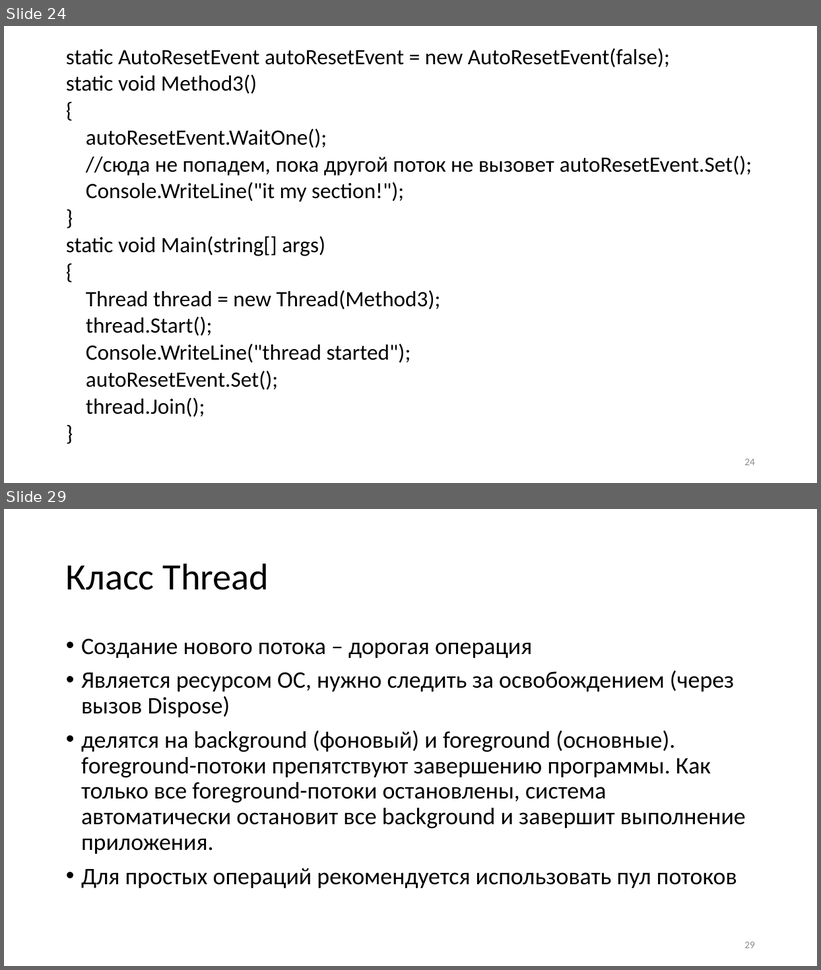
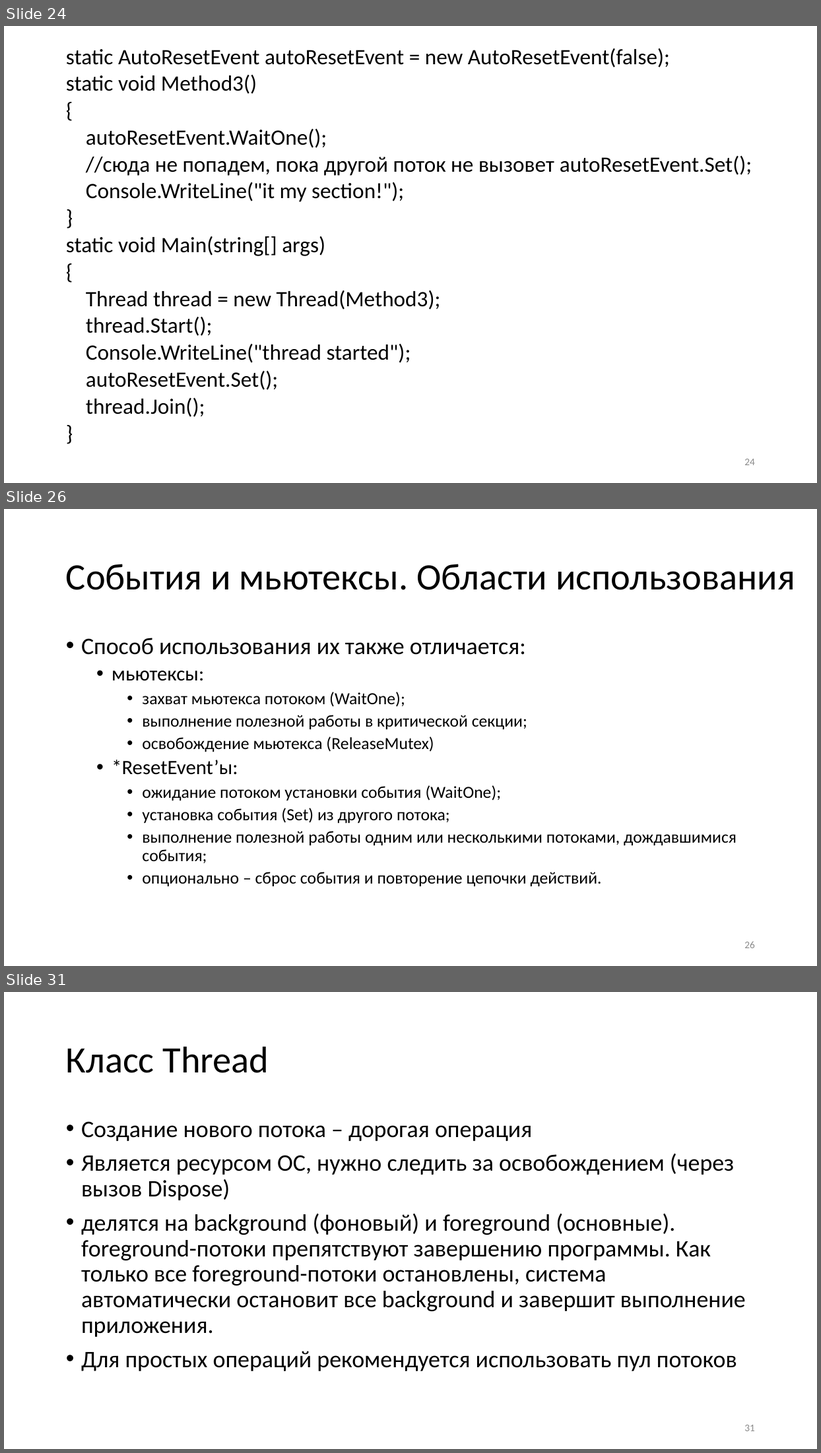
Before and after one commit to blockin90/Programming_PIB, a slide deck: Лекции/3 семестр/Часть 3/Программирование лекция 3.3.pptx. Shown one above the other, each under a label of ours: slides 24 and 29 before the commit, slides 24, 26 and 31 after it; the slides between them are not shown. The pictures are 821x970 and 821x1453 pixels, drawn with LibreOffice and Linux fonts; fonts in the diff are those of the drawing. Boxes give left, top, right and bottom in pixels: in the first picture for what was removed or moved away, otherwise in the second. Text is boxed around its words. In the diff, an @@ line names an element or a change of style, - is before the commit and + after.

```diff
--- a/Лекции/3 семестр/Часть 3/Программирование лекция 3.3.pptx
+++ b/Лекции/3 семестр/Часть 3/Программирование лекция 3.3.pptx
@@ slide 26 added at box(4, 509, 817, 966), background #FFFFFF @@
@@ title added at box(66, 564, 795, 590), 44 pt, text #000000 @@
+События и мьютексы. Области использования
@@ text added at box(81, 638, 737, 887), 20 pt, text #000000 @@
+• Способ использования их также отличается:
+  • мьютексы:
+    • захват мьютекса потоком (WaitOne);
+    • выполнение полезной работы в критической секции;
+    • освобождение мьютекса (ReleaseMutex)
+  • *ResetEvent’ы:
+    • ожидание потоком установки события (WaitOne);
+    • установка события (Set) из другого потока;
+    • выполнение полезной работы одним или несколькими потоками, дождавшимися события;
+    • опционально – сброс события и повторение цепочки действий.
@@ page number added at box(745, 941, 755, 949), 12 pt, text #8C8C8C @@
+26
@@ what was slide 29 is now slide 31 @@
@@ page number at box(745, 1425, 755, 1432): text changed @@
-29
+31
```
Also in this commit, not shown: 5 slides changed, 7 other slides added, 1 slide removed.
